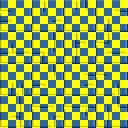
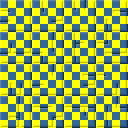
Layers edited between the first and the second 128px x 128px image:
pixels changed over [left=0, top=0, right=127, bottom=127] (layer not identified)
